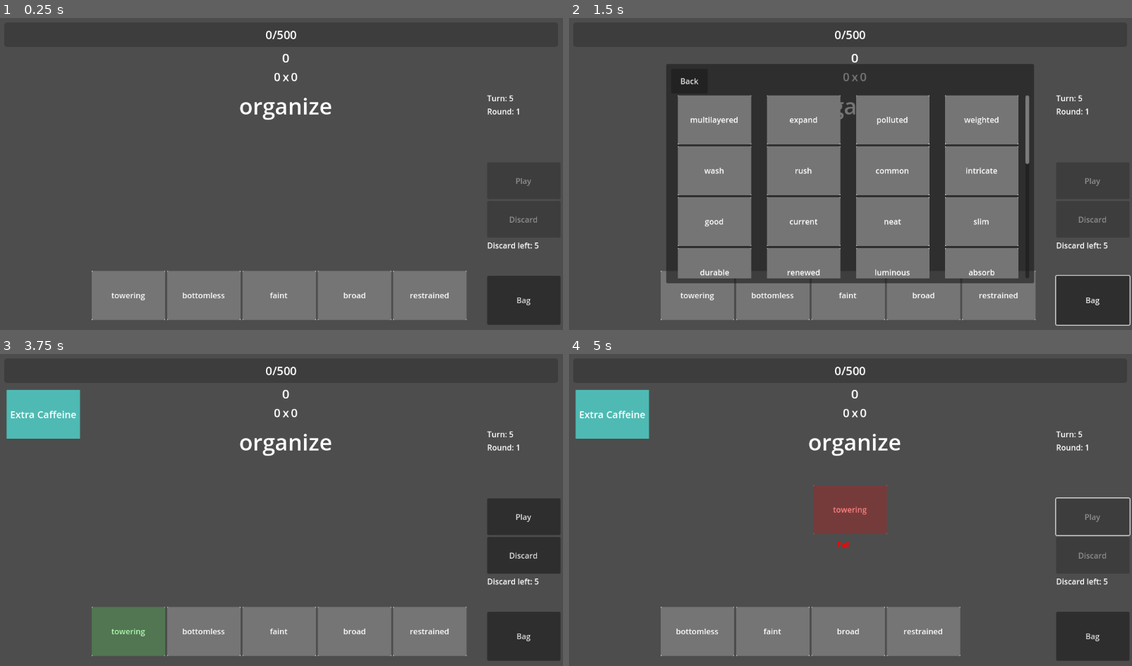
Above: before the commit, frames 1-4 (two rows, left to right).
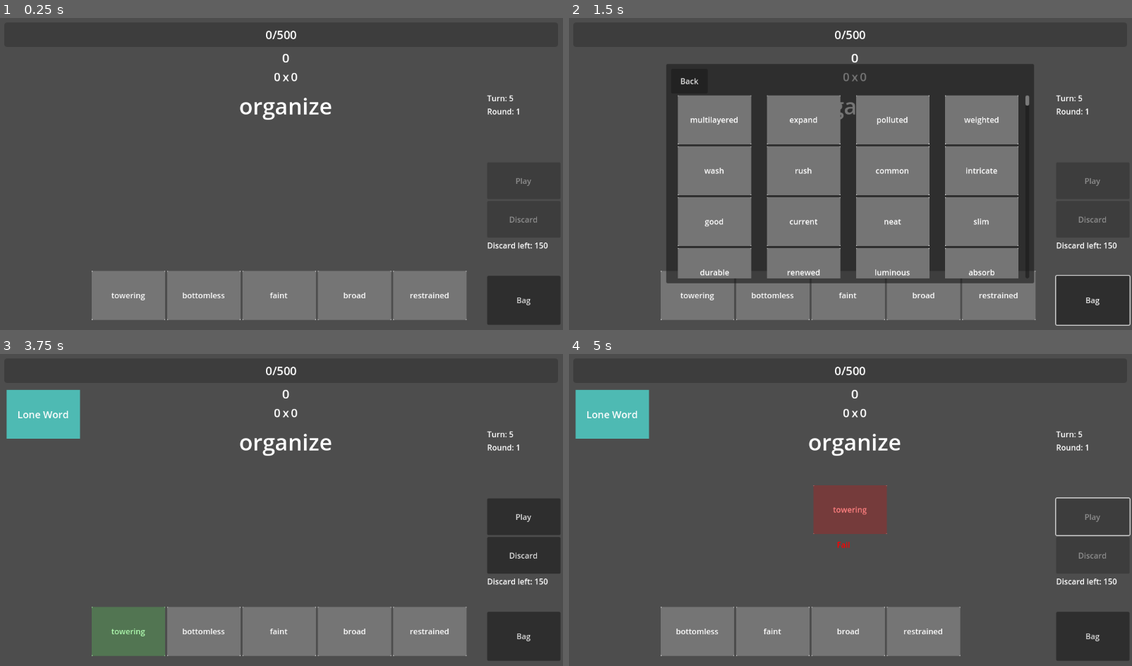
Above: after the commit, the same moments.

Repository: BMinh166/english-game-learning
Game: Godot game, scene res://scenes/Main.tscn
The game is run twice, just before and just after one commit, with the same random seed, the same clock (stepped at 60 frames per second) and the same inputs.
Inputs (mouse positions are in pixels of both pictures, inside the frame that each line leads up to):
- Up to frame 1 (0.25 s): no input
- Up to frame 2 (1.5 s): click "Bag" at 0.5 s; click "Bag" at 1.25 s
- Up to frame 3 (3.75 s): click "Bag" at 2 s; click "Back" at 2.75 s; tap Enter (ui_accept) at 3.5 s; move the mouse to (129, 631) at 3.52 s; hold Enter (ui_accept) from 3.53 s (still down); click (129, 631) at 3.67 s
- Up to frame 4 (5 s): release Enter (ui_accept) at 4.25 s; click "Play" at 4.25 s

The runs differ from the first frame. In frame 1, less than 0.1% of the frame differs, in the area x 94-98%, y 71-74%; in frame 2, 0.2%; in frame 3, 0.2%, in the area x 1-98%, y 18-74%; in frame 4, 0.2%.

Commit message:
Add 16 items

Diff:
--- a/scenes/Items/ItemDB.gd
+++ b/scenes/Items/ItemDB.gd
@@ -39,7 +39,7 @@
 		"id": "extra_caffeine",
 		"name": "Extra Caffeine",
 		"rarity": "common",
-		"description": "First valid word each round gains +25 Point"
+		"description": "First valid word each turn gains +25 Point"
 	},
 
 	"handy_shortcut": {
@@ -48,4 +48,74 @@
 		"rarity": "common",
 		"description": "First chain multiplier applies immediately"
 	},
+
+	"family_guide": {
+		"id": "family_guide",
+		"name": "Family Guide",
+		"rarity": "common",
+		"description": "Family relations gain +20 Point"
+	},
+
+	"phantom_hand": {
+		"id": "phantom_hand",
+		"name": "Phantom Hand",
+		"rarity": "common",
+		"description": "First fail each turn does not reset chain"
+	},
+
+	"language_glitch": {
+		"id": "language_glitch",
+		"name": "Language Glitch",
+		"rarity": "uncommon",
+		"description": "Antonym relations are also treated as Synonym relations"
+	},
+
+	"golden_ratio": {
+		"id": "golden_ratio",
+		"name": "Golden Ratio",
+		"rarity": "uncommon",
+		"description": "Gain +2 permanent Point bonus whenever you play a valid word"
+	},
+
+	"scholars_thesis": {
+		"id": "scholars_thesis",
+		"name": "Scholar's Thesis",
+		"rarity": "uncommon",
+		"description": "C1 and C2 words gain +2 Mult"
+	},
+
+	"yin_yang": {
+		"id": "yin_yang",
+		"name": "Yin and Yang",
+		"rarity": "uncommon",
+		"description": "Antonym relations gain +3 Final Mult"
+	},
+
+	"magnetic_force": {
+		"id": "magnetic_force",
+		"name": "Magnetic Force",
+		"rarity": "uncommon",
+		"description": "If 2 consecutive words share the same relation type, gain +40 Point"
+	},
+
+	"future_debt": {
+		"id": "future_debt",
+		"name": "Future Debt",
+		"rarity": "uncommon",
+		"description": "Your first valid word each round gains +15 Point for each Discard used"
+	},
+
+	"full_combo": {
+		"id": "full_combo",
+		"name": "Full Combo",
+		"rarity": "rare",
+		"description": "If all 5 played words are valid, the final word continues the chain two more"
+	},
+
+	"lone_word": {
+		"id": "lone_word",
+		"name": "Lone Word",
+		"rarity": "rare",
+		"description": "Playing only 1 Synonym word costs no Turn"
+	},
 }
--- a/scenes/Items/ItemManager.gd
+++ b/scenes/Items/ItemManager.gd
@@ -5,6 +5,15 @@
 var intensifier_used = false
 var extra_caffeine_used = false
 var handy_shortcut_used = false
+var phantom_hand_used = false
+var golden_ratio_bonus = 0
+var last_relation_type = ""
+var future_debt_used = false
+var valid_word_count = 0
+var played_word_count = 0
+var lone_word_valid = false
+var lone_word_relation = ""
+var treated_as_synonym = false
 
 # =====================
 # ADD ITEM
@@ -62,6 +71,14 @@
 	intensifier_used = false
 	handy_shortcut_used = false
 	extra_caffeine_used = false
+	phantom_hand_used = false
+	future_debt_used = false
+	last_relation_type = ""
+	valid_word_count = 0
+	played_word_count = 0
+	lone_word_valid = false
+	lone_word_relation = ""
+	treated_as_synonym = false
 
 func start_round():
 	pass
@@ -75,6 +92,25 @@
 
 	var effects = []
 
+	treated_as_synonym = (
+		data.get("relation_type", "") == "synonym"
+	)
+
+	if (
+		has_item("language_glitch")
+		and data.get("relation_type", "") == "antonym"
+	):
+
+		print("✅ LANGUAGE GLITCH ACTIVATED")
+		print("ANTONYM TREATED AS SYNONYM")
+
+		effects.append({
+			"type": "GLITCHED",
+			"item_id": "language_glitch"
+		})
+
+		treated_as_synonym = true
+
 	for item in items:
 
 		match item:
@@ -87,7 +123,10 @@
 				if !data.is_valid:
 					continue
 
-				if data.get("relation_type", "") == "synonym":
+				print("RELATION:", data.get("relation_type", ""))
+				print("GLITCH:", data.get("is_synonym_glitch", false))
+
+				if treated_as_synonym:
 
 					print("✅ SYNONYM CODEX ACTIVATED")
 					result.point += 10
@@ -197,6 +236,176 @@
 					"item_id": "extra_caffeine"
 				})
 
+			# =====================
+			# FAMILY GUIDE
+			# =====================
+
+			"family_guide":
+
+				if !data.is_valid:
+					continue
+
+				if data.get("relation_type", "") == "family":
+
+					print("✅ FAMILY GUIDE ACTIVATED")
+					print("RELATION:", data.get("relation_type", ""))
+					print("POINT BEFORE:", result.point)
+					print("ADD: +20 POINT")
+
+					result.point += 20
+
+					print("POINT AFTER:", result.point)
+
+					effects.append({
+						"type": "add_point",
+						"value": 20,
+						"item_id": "family_guide"
+					})
+
+			# =====================
+			# GOLDEN RATIO
+			# =====================
+
+			"golden_ratio":
+
+				if !data.is_valid:
+					continue
+
+				print("✅ GOLDEN RATIO ACTIVATED")
+				print("PERMANENT BONUS:", golden_ratio_bonus)
+
+				result.point += golden_ratio_bonus
+
+				print("POINT AFTER BONUS:", result.point)
+
+				effects.append({
+					"type": "add_point",
+					"value": golden_ratio_bonus,
+					"item_id": "golden_ratio"
+				})
+
+			# =====================
+			# SCHOLAR'S THESIS
+			# =====================
+
+			"scholars_thesis":
+
+				if !data.is_valid:
+					continue
+
+				var level = data.get("word_level", "")
+
+				if level == "C1" or level == "C2":
+
+					print("✅ SCHOLAR'S THESIS ACTIVATED")
+					print("WORD LEVEL:", level)
+					print("MULT BEFORE:", result.mult)
+					print("ADD: +2 MULT")
+
+					result.mult += 2
+
+					print("MULT AFTER:", result.mult)
+
+					effects.append({
+						"type": "add_mult",
+						"value": 2,
+						"item_id": "scholars_thesis"
+					})
+
+			# =====================
+			# YIN AND YANG
+			# =====================
+
+			"yin_yang":
+
+				if !data.is_valid:
+					continue
+
+				if data.get("relation_type", "") == "antonym":
+
+					print("✅ YIN AND YANG ACTIVATED")
+					print("RELATION:", data.get("relation_type", ""))
+					print("FINAL MULT BEFORE:", result.mult)
+					print("ADD FINAL MULT: +3")
+
+					result.mult += 3
+
+					print("FINAL MULT AFTER:", result.mult)
+
+					effects.append({
+						"type": "add_mult",
+						"value": 3,
+						"item_id": "yin_yang"
+					})
+
+			# =====================
+			# MAGNETIC FORCE
+			# =====================
+
+			"magnetic_force":
+
+				if !data.is_valid:
+					continue
+
+				var current_relation = data.get("relation_type", "")
+
+				if (
+					last_relation_type != ""
+					and current_relation == last_relation_type
+				):
+
+					print("✅ MAGNETIC FORCE ACTIVATED")
+					print("LAST RELATION:", last_relation_type)
+					print("CURRENT RELATION:", current_relation)
+					print("POINT BEFORE:", result.point)
+					print("ADD: +40 POINT")
+
+					result.point += 40
+
+					print("POINT AFTER:", result.point)
+
+					effects.append({
+						"type": "add_point",
+						"value": 40,
+						"item_id": "magnetic_force"
+					})
+
+			# =====================
+			# FUTURE DEBT
+			# =====================
+
+			"future_debt":
+
+				if !data.is_valid:
+					continue
+
+				if future_debt_used:
+					continue
+
+				var discard_used = data.get("discard_used", 0)
+
+				if discard_used <= 0:
+					continue
+
+				var bonus = discard_used * 15
+
+				print("✅ FUTURE DEBT ACTIVATED")
+				print("DISCARD USED:", discard_used)
+				print("BONUS:", bonus)
+				print("POINT BEFORE:", result.point)
+
+				result.point += bonus
+
+				print("POINT AFTER:", result.point)
+
+				future_debt_used = true
+
+				effects.append({
+					"type": "add_point",
+					"value": bonus,
+					"item_id": "future_debt"
+				})
+
 	result["effects"] = effects
 
 	return result
--- a/scripts/GameManager.gd
+++ b/scripts/GameManager.gd
@@ -7,14 +7,14 @@
 var chain_system
 var item_manager
 
-var max_discard = 5
-var discard_left = 5
+var max_discard = 150
+var discard_left = 150
 @warning_ignore("shadowed_global_identifier")
 var round = 1
 var max_select = 5
 var current_word
 var hand_size = 5
-var bag_size = 40
+var bag_size = 400
 var hand = []
 var center_area = []
 var bag = []
@@ -163,6 +163,11 @@
 	point = 0
 	mult = 0
 
+	# =====================
+	# FULL COMBO TRACK
+	# =====================
+	item_manager.played_word_count +=1
+
 	# 🔥 bật highlight 1 lần duy nhất
 	emit_signal(
 		"set_card_highlight",
@@ -189,6 +194,13 @@
 	print("[BASE RESULT]")
 	print("point:", point, " mult:", mult)
 
+	# =====================
+	# FULL COMBO TRACK
+	# =====================
+
+	if is_valid:
+		item_manager.valid_word_count += 1
+
 	# ❌ FAIL
 	if !is_valid:
 		emit_signal("show_floating_text", card, {
@@ -197,7 +209,45 @@
 		})
 
 	# ===== CHAIN APPLY =====
-	var chain_data = chain_system.apply_chain(is_valid)
+	# =====================
+	# PHANTOM HAND
+	# =====================
+
+	var chain_data
+
+	if !is_valid:
+
+		if chain_system.chain_count > 0:
+
+			if item_manager.has_item("phantom_hand"):
+
+				if !item_manager.phantom_hand_used:
+
+					item_manager.phantom_hand_used = true
+
+					print("\n👻 PHANTOM HAND ACTIVATED")
+					print("FIRST FAIL DOES NOT RESET CHAIN")
+
+					emit_signal("activate_item_slot", "phantom_hand")
+
+					chain_data = {
+						"applied": false,
+						"chain_count": chain_system.chain_count,
+						"chain_mult": chain_system.chain_mult,
+						"delta_mult": 1.0
+					}
+
+				else:
+					chain_data = chain_system.apply_chain(false)
+
+			else:
+				chain_data = chain_system.apply_chain(false)
+
+		else:
+			chain_data = chain_system.apply_chain(false)
+
+	else:
+		chain_data = chain_system.apply_chain(true)
 
 	print("[CHAIN DATA]")
 	print("is_valid:", is_valid)
@@ -249,7 +299,7 @@
 	print("final_mult(before round):", final_mult)
 
 	# 👇 floating text cho chain (x1.5)
-	if chain_mult_value > 1.0:
+	if chain_mult_value > 1.0 and is_valid:
 
 		var chain_level = chain_data.chain_count - 1
 
@@ -264,8 +314,10 @@
 		await wait_step()
 		#await get_tree().create_timer(0.3).timeout
 
+	var original_base_mult = mult
+
 	# 👉 áp dụng mult cuối (ROUND TẠI ĐÂY)
-	mult = round(final_mult)
+	mult = int(round(final_mult))
 
 	# =====================
 	# FINAL ITEM MODIFY
@@ -275,6 +327,9 @@
 
 	if !steps.is_empty():
 		relation_type = steps[0].get("relation_type", "")
+
+	item_manager.lone_word_valid = is_valid
+	item_manager.lone_word_relation = relation_type
 
 	var final_data = item_manager.modify_final(
 		point,
@@ -283,7 +338,9 @@
 			"is_valid": is_valid,
 			"card": card,
 			"relation_type": relation_type,
-			"word_level": card.data.level
+			"word_level": card.data.level,
+			"is_synonym_glitch": false,
+			"discard_used": max_discard - discard_left,
 		}
 	)
 
@@ -312,6 +369,106 @@
 	var score_one = point * mult
 
 	print("FINAL SCORE:", score_one)
+
+	# =====================
+	# FULL COMBO
+	# =====================
+
+	if (
+		item_manager.has_item("full_combo")
+		and item_manager.played_word_count == 5
+		and item_manager.valid_word_count == 5
+		and is_valid
+	):
+
+		print("\n✅ FULL COMBO ACTIVATED")
+
+		for i in range(2):
+
+			var extra_chain = chain_system.apply_chain(true)
+
+			var extra_chain_mult = extra_chain.chain_mult
+
+			var extra_final_mult = original_base_mult * extra_chain_mult
+
+			var extra_mult = int(round(extra_final_mult))
+
+			var extra_score = point * extra_mult
+
+			print("\n🔥 FULL COMBO EXTRA HIT")
+			print("CHAIN:", extra_chain.chain_count)
+			print("MULT:", extra_chain_mult)
+			print("EXTRA SCORE:", extra_score)
+
+			emit_signal("show_floating_text", card, {
+				"text": "Chain " + str(extra_chain.chain_count - 1)
+					+ " (x" + format_float(extra_chain_mult) + " Mult)",
+				"type": "chain"
+			})
+
+			emit_signal("activate_item_slot", "full_combo")
+
+			await wait_step()
+
+			result_score += extra_score
+
+			emit_signal("update_score_counting", get_state())
+
+			await wait_step()
+
+	# =====================
+	# MAGNETIC FORCE TRACK
+	# =====================
+
+	if is_valid:
+		item_manager.last_relation_type = relation_type
+	else:
+		item_manager.last_relation_type = ""
+
+	# =====================
+	# GOLDEN RATIO
+	# =====================
+
+	if is_valid:
+
+		if item_manager.has_item("golden_ratio"):
+
+			item_manager.golden_ratio_bonus += 2
+
+			print("\n⭐ GOLDEN RATIO STACK")
+			print("NEW BONUS:", item_manager.golden_ratio_bonus)
+
+			#emit_signal("activate_item_slot", "golden_ratio")
+
+	# =====================
+	# LONE WORD
+	# =====================
+
+	if (
+		item_manager.has_item("lone_word")
+		and item_manager.played_word_count == 1
+		and is_valid
+		and
+		(
+			relation_type == "synonym"
+			or
+			item_manager.treated_as_synonym
+		)
+	):
+
+		print("\n✅ LONE WORD ACTIVATED")
+		print("TURN REFUNDED")
+
+		turn += 1
+
+		emit_signal("show_floating_text", card, {
+			"text": "Turn Refund",
+			"type": "special"
+		})
+
+		emit_signal("activate_item_slot", "lone_word")
+
+		await wait_step()
 
 	emit_signal("set_card_highlight", card, false, "")
 
--- a/scripts/Ui.gd
+++ b/scripts/Ui.gd
@@ -237,7 +237,7 @@
 func _input(event):
 
 	if event.is_action_pressed("ui_accept"):
-		GameManager.debug_add_item("extra_caffeine")
+		GameManager.debug_add_item("lone_word")
 
 	if event.is_action_pressed("ui_cancel"):
-		GameManager.debug_add_item("handy_shortcut")
+		GameManager.debug_add_item("language_glitch")
